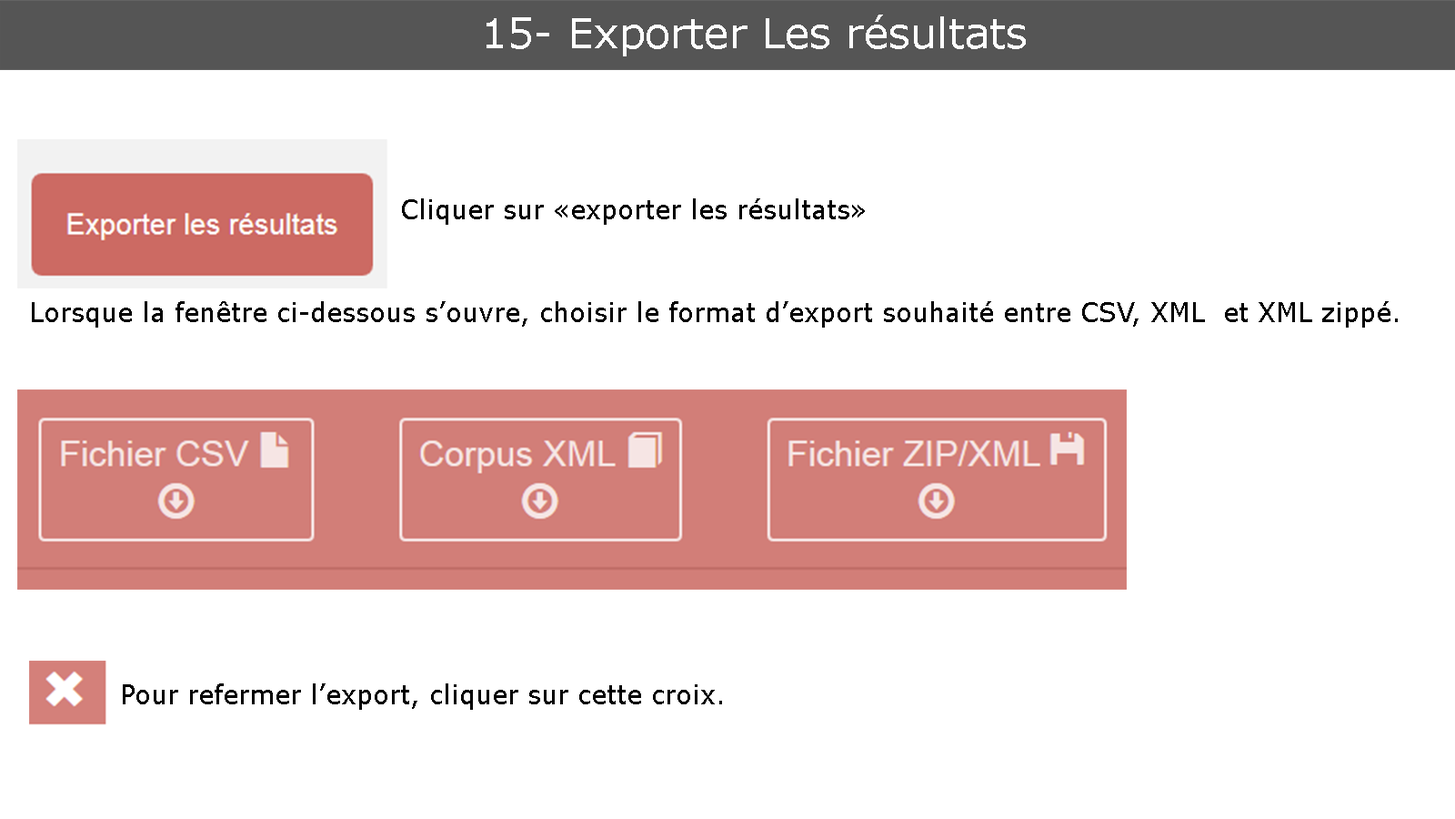
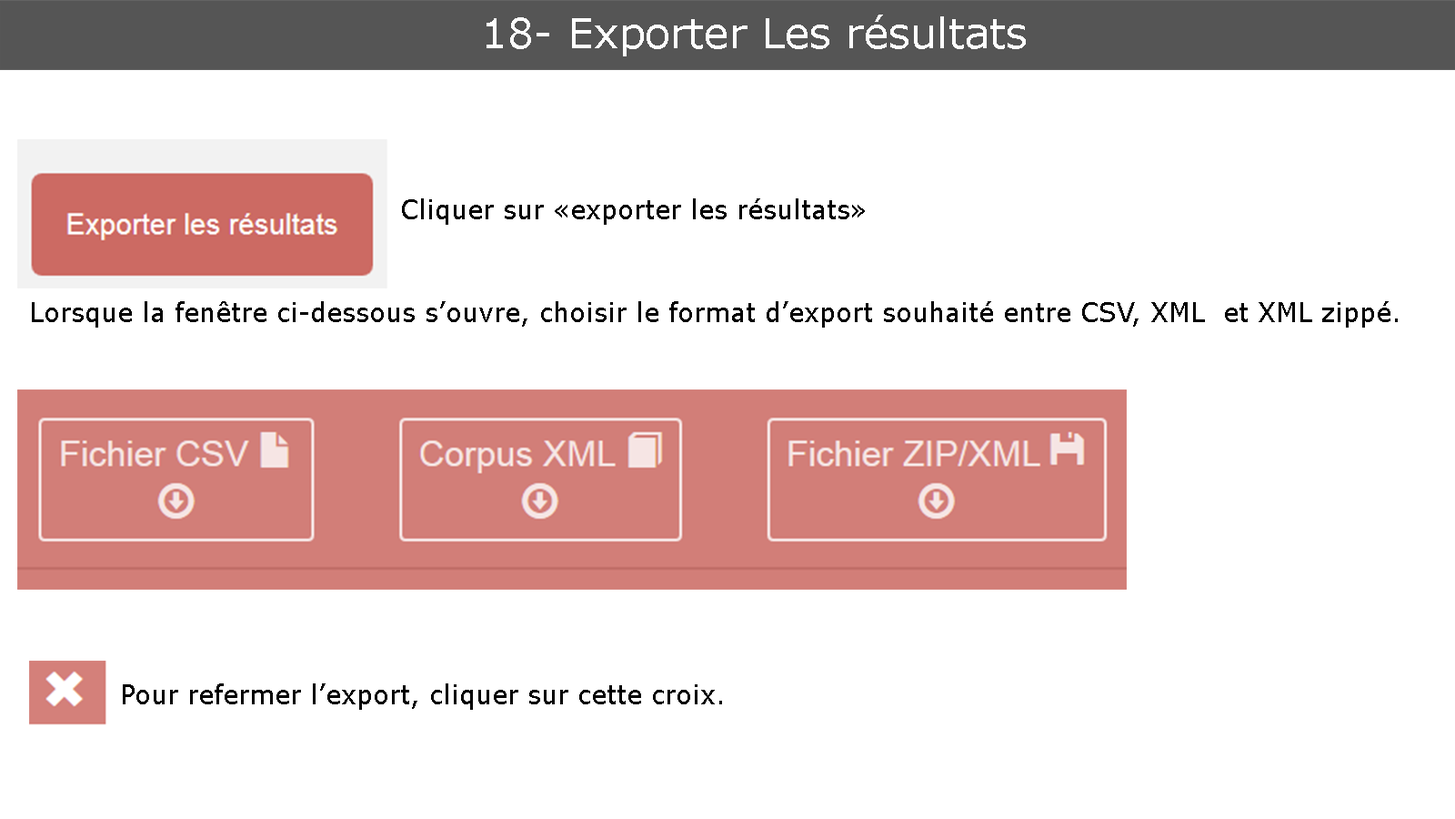
The second 1455 × 819 image is a revision of the first. Changes to its layers:
renamed "15- Exporter Les résultats" to "18- Exporter Les résultats", painted on it over (510, 17, 532, 50)
